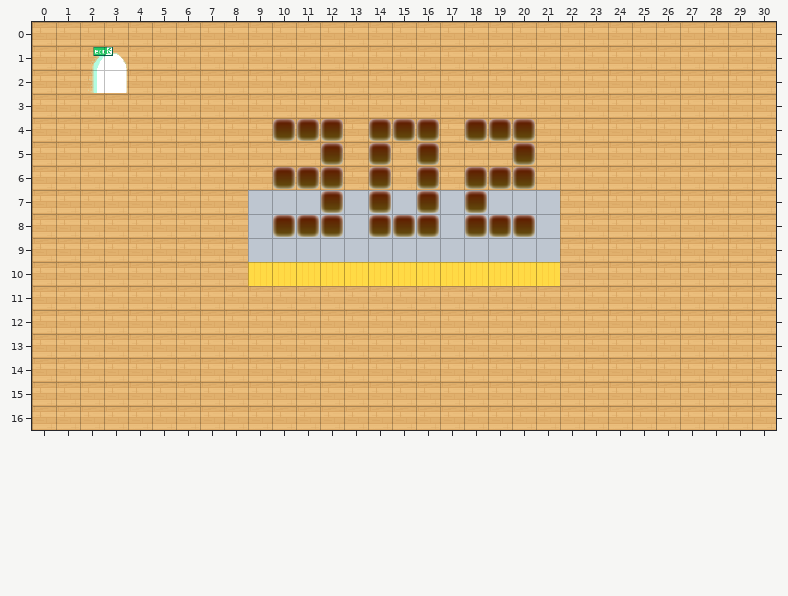
Level history. Tiled map (JSON): dist/map/302.json. Above is the file before it was changed.
Cells are 32x32 px. Shown: x 0..30, y 0..16.
And afterwards:
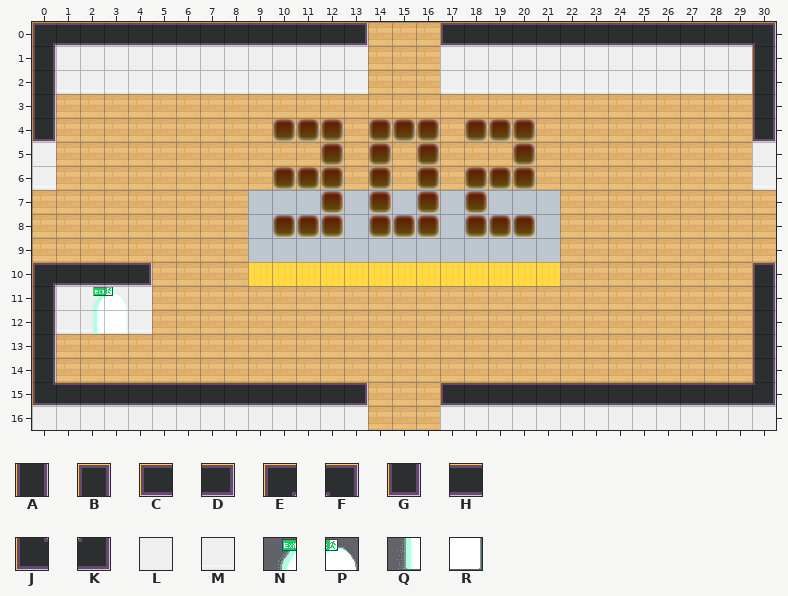
Key: from "tileset5_export": A 44, B 45, C 46, D 47, E 48, F 49, G 55, H 56, J 58, K 59, L 62, M 72; from "worldExit": N 0, P 1, Q 2, R 3.
_ is an empty cell, . an unchanged one.
Tiles of an added or newly shown layer are drawn over the layers below it.
Edits made:
--- layer "walls" (now shown)
@@ x 0..30 @@
- 0 ______________...______________
- 1 ______________...______________
- 2 ______________...______________
- 3 _............................._
- 4 _............................._
- 5 _............................._
- 6 _............................._
+ 0 EHHHHHHHHHHHHD...CHHHHHHHHHHHHF
+ 1 ALLLLLLLLLLLLL...LLLLLLLLLLLLLA
+ 2 AMMMMMMMMMMMMM...MMMMMMMMMMMMMA
+ 3 A.............................A
+ 4 G.............................G
+ 5 L.............................L
+ 6 M.............................M
@@ x 0..30 @@
-10 .............................._
-11 _............................._
-12 _............................._
-13 _............................._
-14 _............................._
-15 ______________...______________
-16 ______________...______________
+10 ..............................B
+11 A.............................A
+12 A.............................A
+13 A.............................A
+14 A.............................A
+15 JHHHHHHHHHHHHD...CHHHHHHHHHHHHK
+16 LLLLLLLLLLLLLL...LLLLLLLLLLLLLL
--- layer "walltest" (added)
@@ x 0..4 @@
-10 _____
-11 .____
-12 .____
+10 EHHHD
+11 .LLLL
+12 .MMMM
--- layer "LOBBYx"
@@ x 2..3 @@
- 1 NP
- 2 QR
+ 1 __
+ 2 __
@@ x 2..3 @@
-11 __
-12 __
+11 NP
+12 QR
